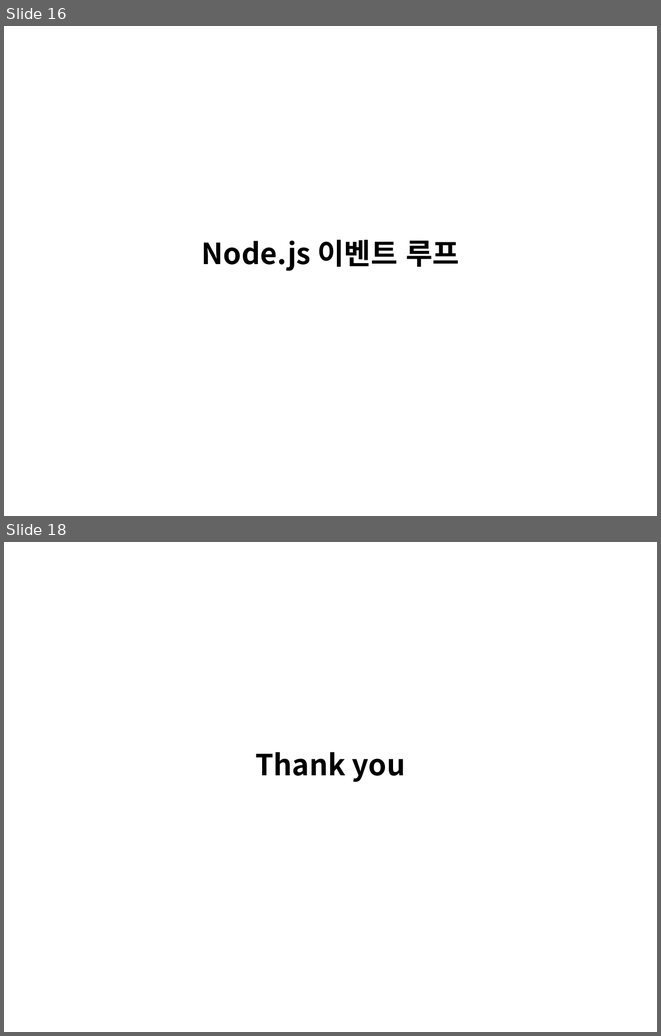
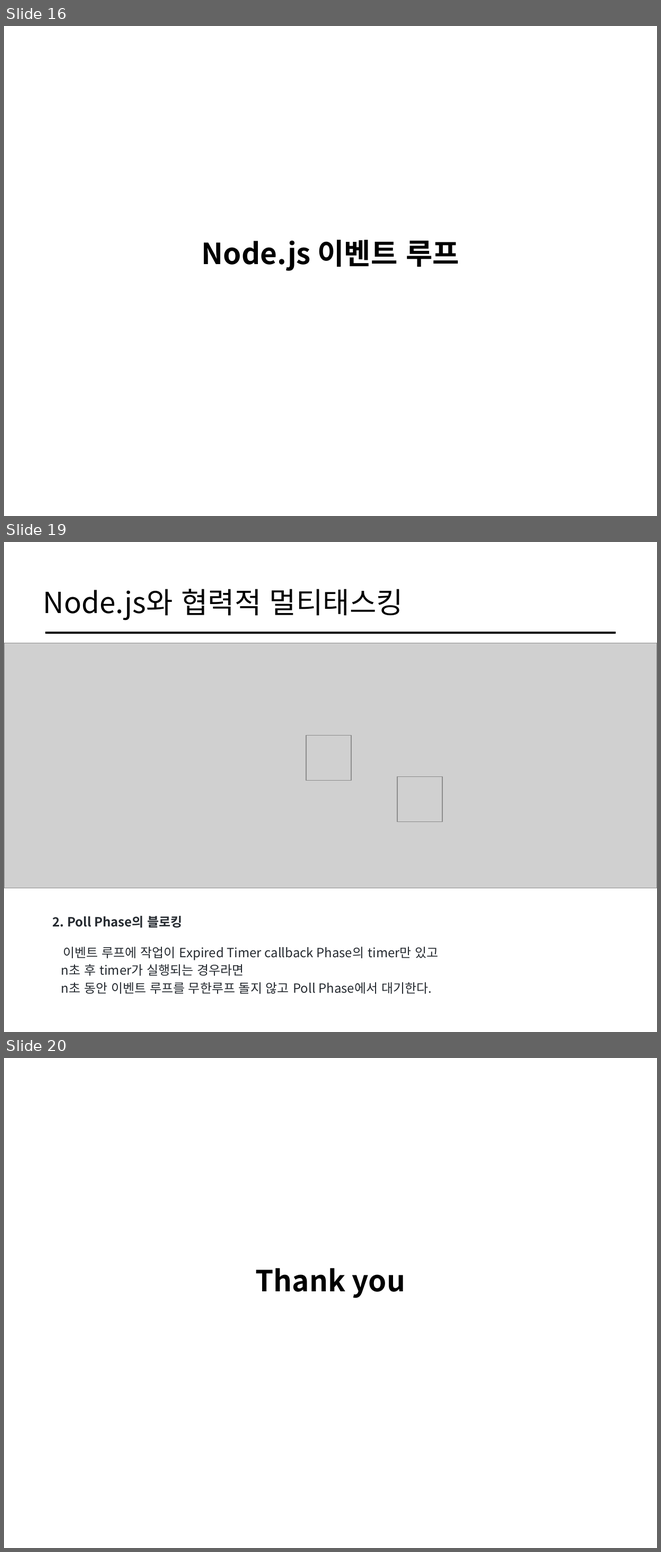
Before and after one commit to cs-study-org/cs-study, a slide deck: 08/yongki/ParallelandAsynchronous.pptx. Shown one above the other, each under a label of ours: slides 16 and 18 before the commit, slides 16, 19 and 20 after it; the slides between them are not shown. The pictures are 661x1036 and 661x1552 pixels, drawn with LibreOffice and Linux fonts; fonts in the diff are those of the drawing; grey boxes stand for pictures. Boxes give left, top, right and bottom in pixels: in the first picture for what was removed or moved away, otherwise in the second. Text is boxed around its words. In the diff, an @@ line names an element or a change of style, - is before the commit and + after.

```diff
--- a/08/yongki/ParallelandAsynchronous.pptx
+++ b/08/yongki/ParallelandAsynchronous.pptx
@@ slide 19 added at <box>4,542,657,1032</box>, background #FFFFFF @@
@@ title added at <box>43,589,403,620</box>, 32 pt, text #000000 @@
+Node.js와 협력적 멀티태스킹
@@ line added from (45, 633) to (616, 633), #000000 2 pt @@
@@ picture added at <box>4,643,657,888</box> @@
@@ picture added at <box>306,735,351,780</box> @@
@@ picture added at <box>397,776,442,821</box> @@
@@ text added at <box>53,916,439,994</box>, 14 pt, text #24292F @@
+2. Poll Phase의 블로킹
+이벤트 루프에 작업이 Expired Timer callback Phase의 timer만 있고
+n초 후 timer가 실행되는 경우라면
+n초 동안 이벤트 루프를 무한루프 돌지 않고 Poll Phase에서 대기한다.
@@ what was slide 18 is now slide 20 @@
```
Also in this commit, not shown: 4 slides changed, 1 other slide added.
